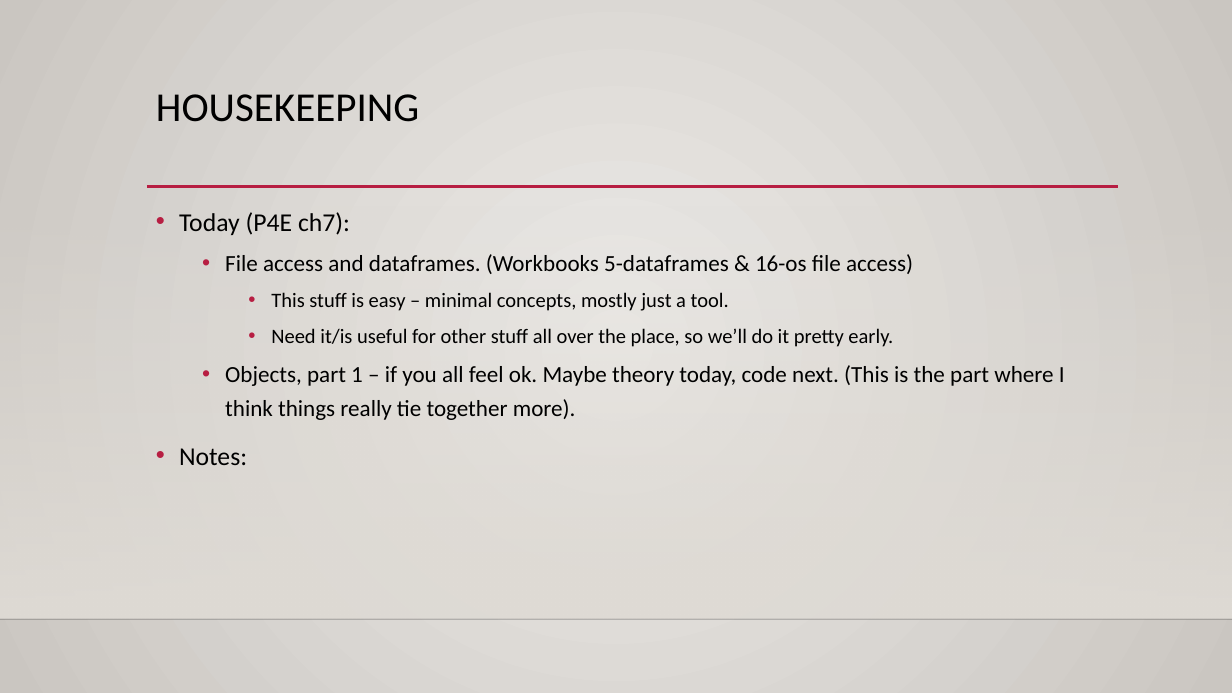
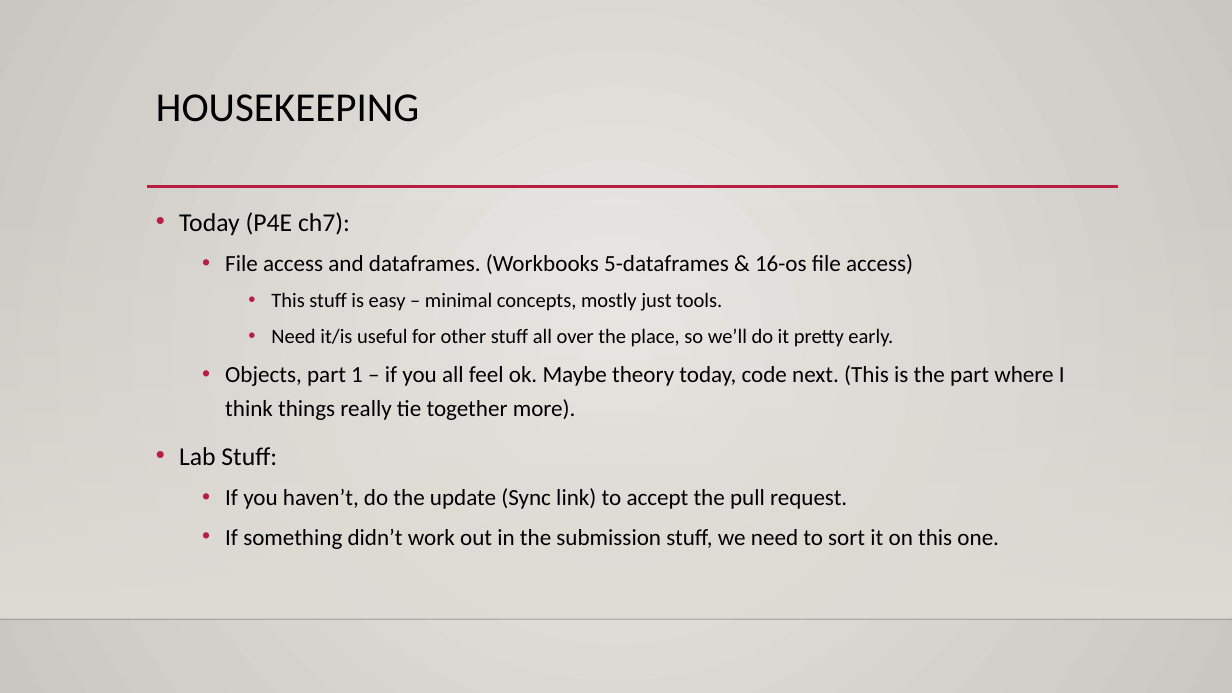
Before and after one commit to AkeemSemperDataScience/Programming_Basics_for_Machine_Learning_Students, a slide deck: slide 1 of reference_material/slides/005_file_access.pptx. Drawn at 1232x693 pixels with LibreOffice and Linux fonts; fonts in the diff are those of the drawing; background and template pictures are left out. Boxes give left, top, right and bottom in pixels: in the first picture for what was removed or moved away, otherwise in the second. Text is boxed around its words. In the diff, an @@ line names an element or a change of style, - is before the commit and + after.

```diff
--- a/reference_material/slides/005_file_access.pptx
+++ b/reference_material/slides/005_file_access.pptx
@@ text at (271,292,722,311): text changed @@
-    • This stuff is easy – minimal concepts, mostly just a tool.
+    • This stuff is easy – minimal concepts, mostly just tools.
@@ text at (179,447,999,549): text changed; size 20 to 18 pt @@
-• Notes:
+• Lab Stuff:
+  • If you haven’t, do the update (Sync link) to accept the pull request.
+  • If something didn’t work out in the submission stuff, we need to sort it on this one.
```
Also in this commit, not shown: 1 other file.
